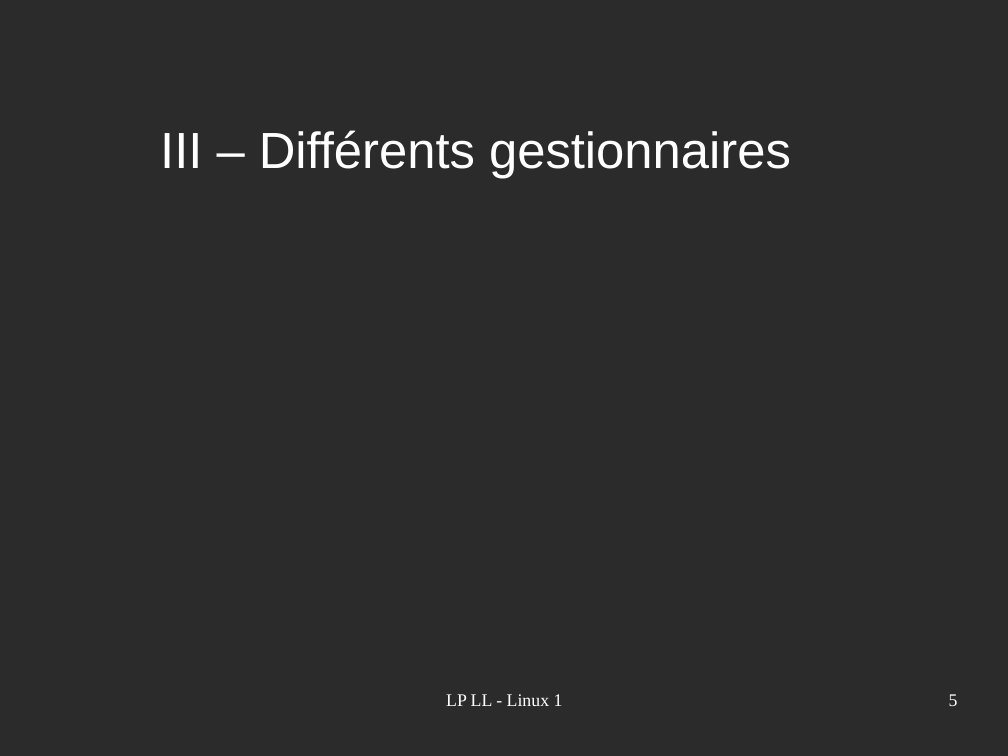
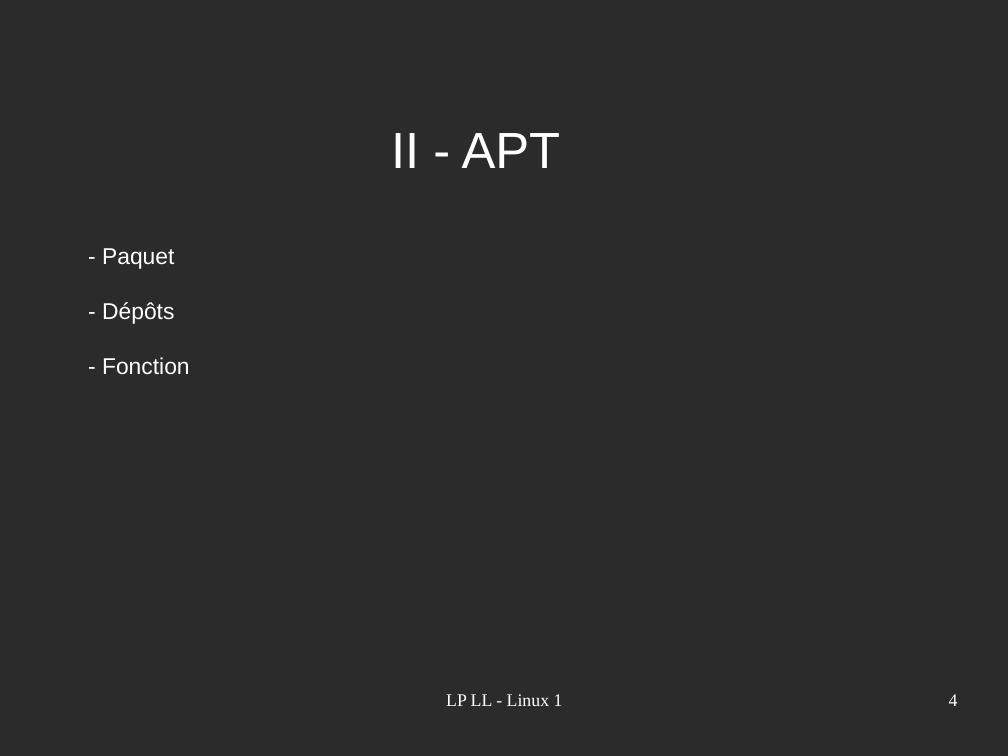
Before and after one commit to acherruau/projetlinux, a slide deck: slide 4 of Linux.odp (slide 5 before the commit). Drawn at 1008x756 pixels with LibreOffice and Linux fonts; fonts in the diff are those of the drawing; background and template pictures are left out; a plain dark background stands for a picture behind light text. Boxes give left, top, right and bottom in pixels: in the first picture for what was removed or moved away, otherwise in the second. Text is boxed around its words. In the diff, an @@ line names an element or a change of style, - is before the commit and + after.

```diff
--- a/Linux.odp
+++ b/Linux.odp
@@ text at <box>391,133,561,168</box>: text changed @@
-III – Différents gestionnaires
+II - APT
@@ text added at <box>102,248,190,375</box>, 18 pt, text #FFFFFF @@
+- Paquet
+- Dépôts
+- Fonction
@@ page number at <box>949,694,958,706</box>: text changed @@
-5
+4
```
Also in this commit, not shown: 3 other slides changed, 2 slides removed.
